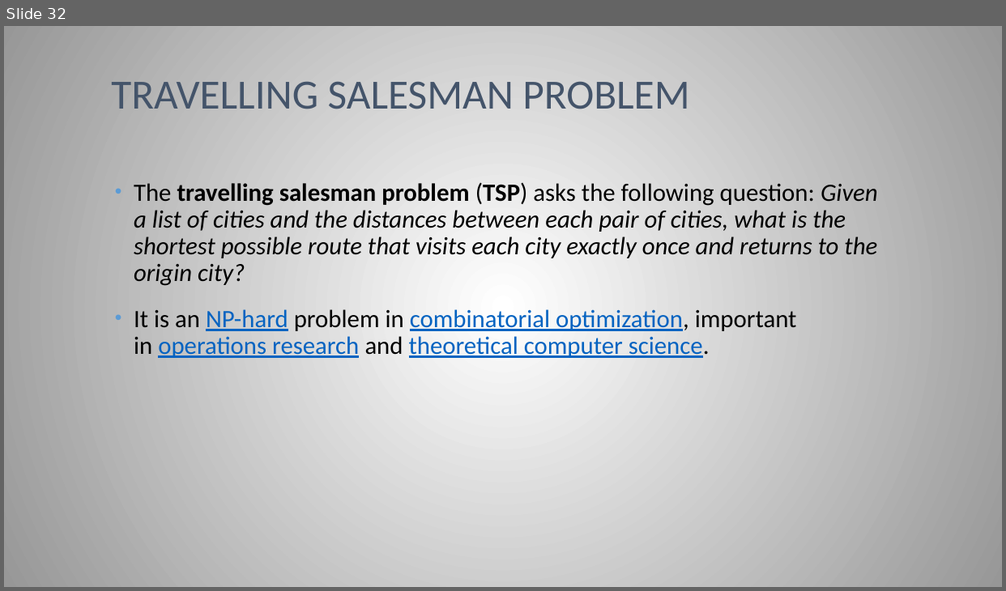
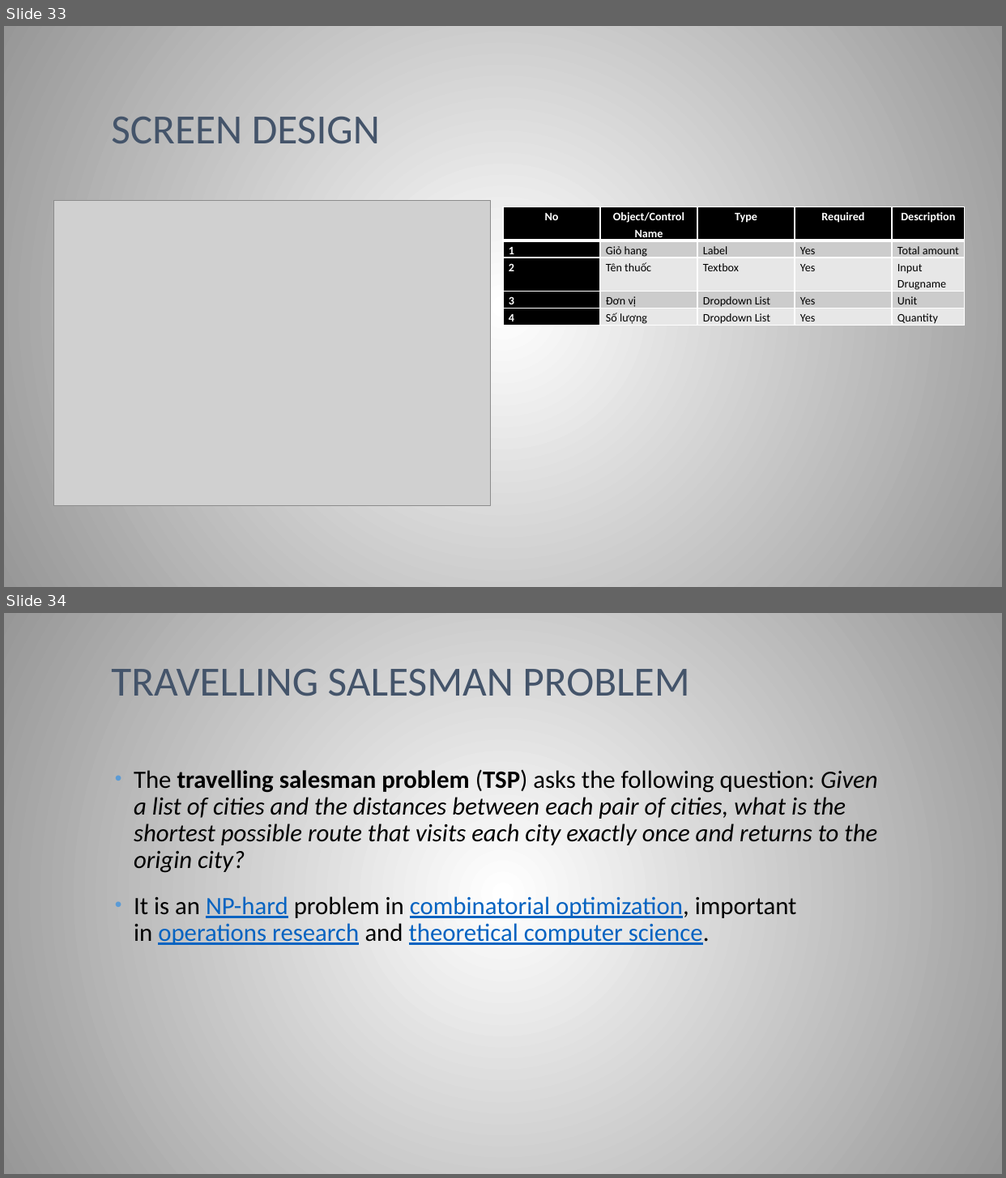
Before and after one commit to sangnvus/2015FALLIS02, a slide deck: WIP/Documents/DMS-SlideVer1.1.pptx. Shown one above the other, each under a label of ours: slide 32 before the commit, slides 33 and 34 after it. The pictures are 1006x591 and 1006x1178 pixels, drawn with LibreOffice and Linux fonts; fonts in the diff are those of the drawing; grey boxes stand for pictures. Boxes give left, top, right and bottom in pixels: in the first picture for what was removed or moved away, otherwise in the second. Text is boxed around its words. In the diff, an @@ line names an element or a change of style, - is before the commit and + after.

Commit message:
Update slide

```diff
--- a/WIP/Documents/DMS-SlideVer1.1.pptx
+++ b/WIP/Documents/DMS-SlideVer1.1.pptx
@@ slide 33 added at box(4, 26, 1002, 587), background gradient #FFFFFF to #979797 @@
@@ title added at box(111, 117, 380, 144), 40 pt, text #44546A @@
+SCREEN DESIGN
@@ picture added at box(53, 200, 490, 506) @@
@@ table added at box(503, 207, 965, 337), 5 rows, 5 columns @@
+No | Object/Control Name | Type | Required | Description
+1 | Giỏ hang | Label | Yes | Total amount
+2 | Tên thuốc | Textbox | Yes | Input Drugname
+3 | Đơn vị | Dropdown List | Yes | Unit
+4 | Số lượng | Dropdown List | Yes | Quantity
@@ what was slide 32 is now slide 34 @@
```
Also in this commit, not shown: 1 slide changed, 1 other slide added.
